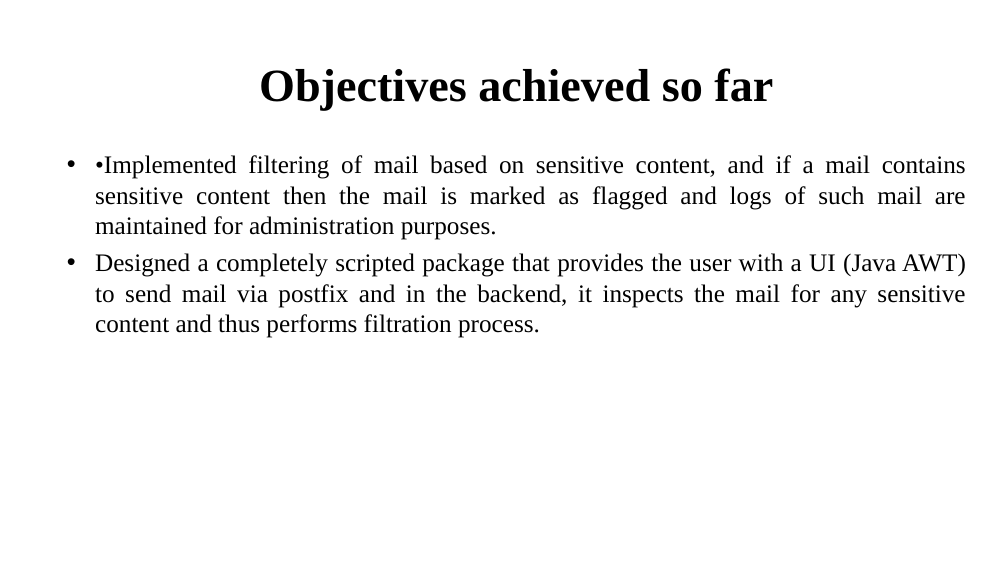
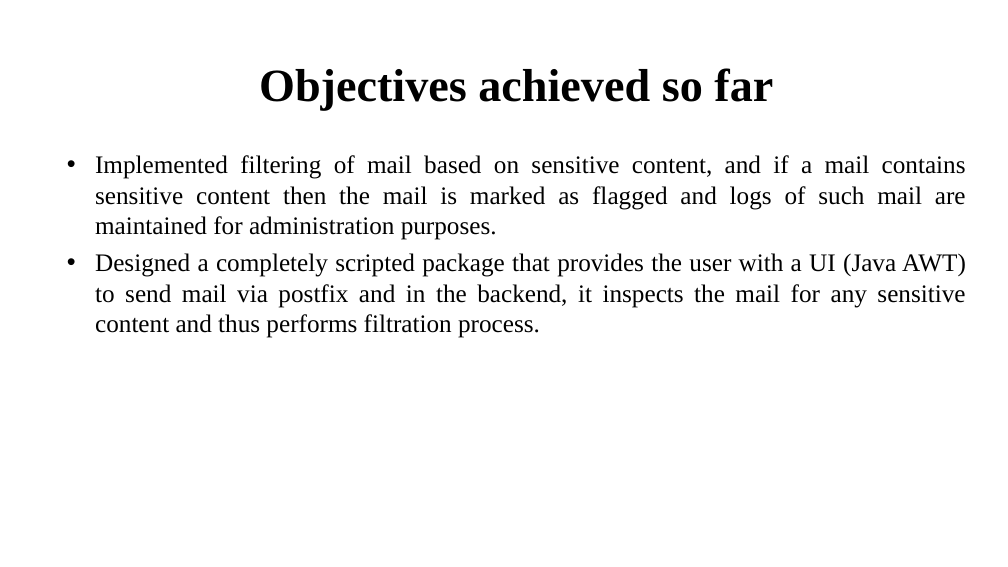
Before and after one commit to Saurabhdimri06/Email-Server-Customization-Configuration, a slide deck: slide 4 of mid-term presentation.pptx. Drawn at 1008x567 pixels with LibreOffice and Linux fonts; fonts in the diff are those of the drawing; background and template pictures are left out. Boxes give left, top, right and bottom in pixels: in the first picture for what was removed or moved away, otherwise in the second. Text is boxed around its words. In the diff, an @@ line names an element or a change of style, - is before the commit and + after.

```diff
--- a/mid-term presentation.pptx
+++ b/mid-term presentation.pptx
@@ text at bbox=[95, 155, 966, 240]: text changed @@
-• •Implemented filtering of mail based on sensitive content, and if a mail contains sensitive content then the mail is marked as flagged and logs of such mail are maintained for administration purposes.
+• Implemented filtering of mail based on sensitive content, and if a mail contains sensitive content then the mail is marked as flagged and logs of such mail are maintained for administration purposes.
```
Also in this commit, not shown: 1 other slide changed, 1 other file.
